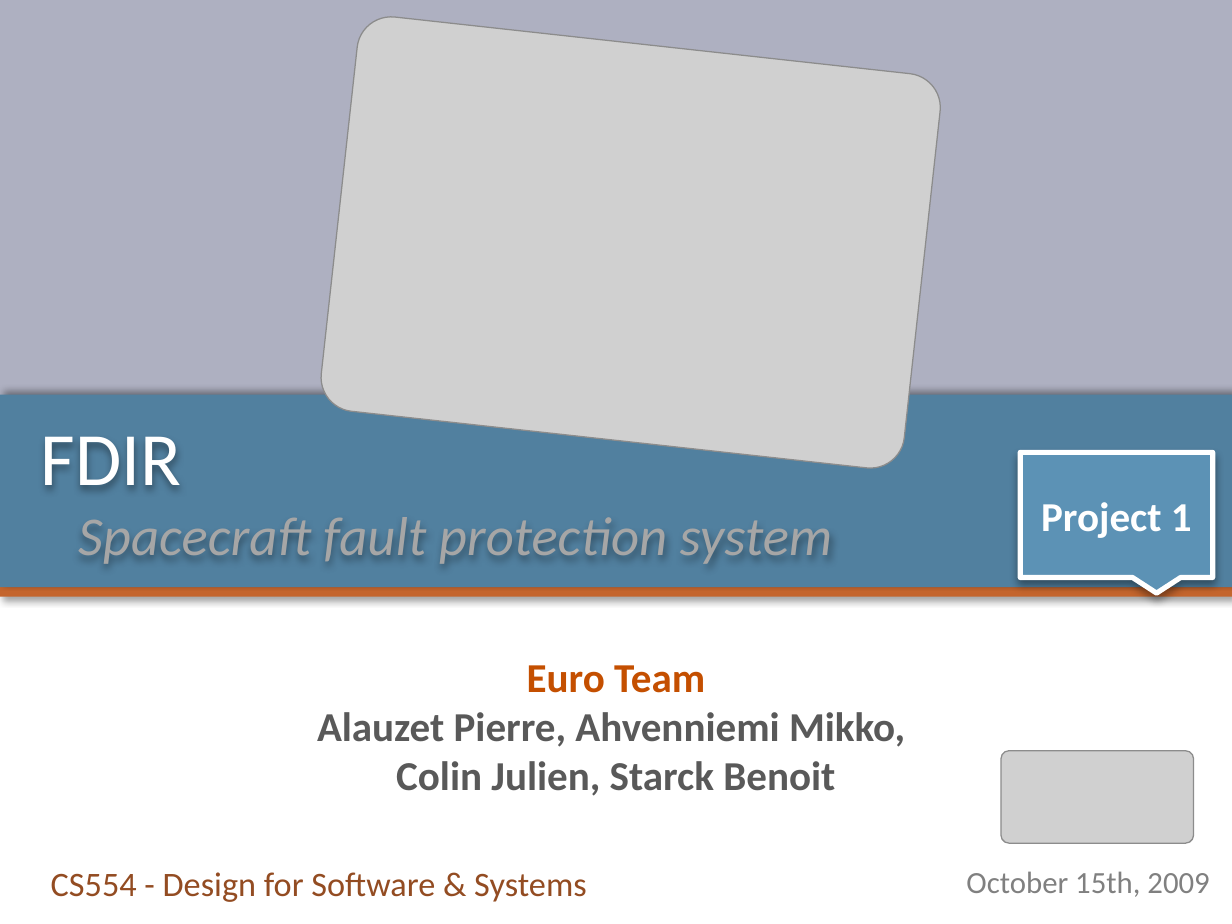
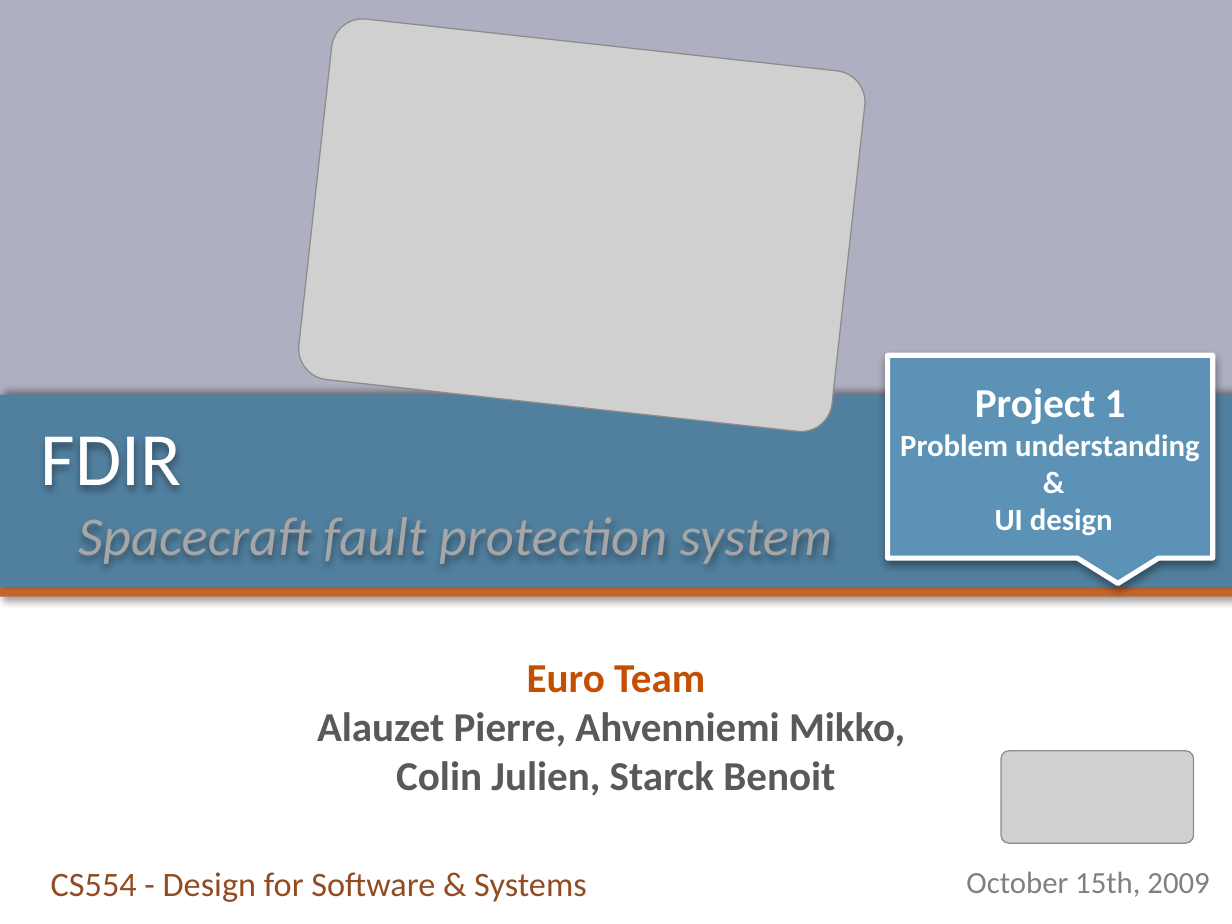
Before and after one commit to pierrealauzet/euroteam, a slide deck: slide 26 of Project 1/Part Final/CS554_EuroTeam_Project1.pptx. Drawn at 1232x924 pixels with LibreOffice and Linux fonts; fonts in the diff are those of the drawing; grey boxes stand for pictures. Boxes give left, top, right and bottom in pixels: in the first picture for what was removed or moved away, otherwise in the second. Text is boxed around its words. In the diff, an @@ line names an element or a change of style, - is before the commit and + after.

```diff
--- a/Project 1/Part Final/CS554_EuroTeam_Project1.pptx
+++ b/Project 1/Part Final/CS554_EuroTeam_Project1.pptx
@@ picture: place and size @@
-picture at (318,13,944,472)
+picture at (296,16,868,435)
@@ speech box "Project 1": place and size @@
-speech box "Project 1" at (1020,452,1212,578)
+speech box "Project 1" at (887,355,1212,558)
@@ text in speech box at (900,434,1200,535): paragraphs added @@
+Problem understanding &
+UI design
```
Also in this commit, not shown: 6 other slides changed, 1 other file.
